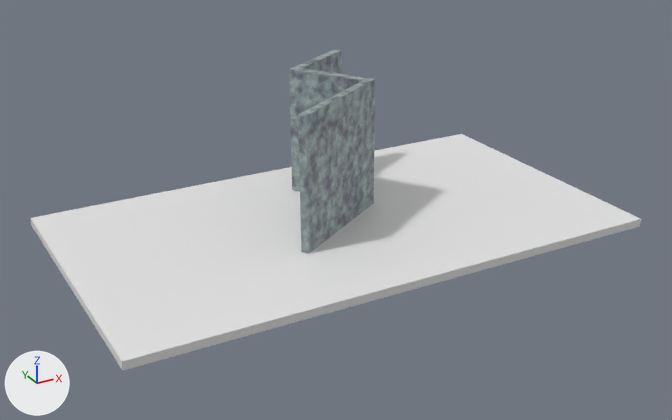
Before and after pictures for a commit that changed the FBX model Assets/Models/Roof1.fbx.
Camera for both pictures: a 50 mm camera at (-5.86, -11.7, 5.25) aimed at (0.52, -0.11, -0.55). Arrows for +X, +Y and +Z are at lower left; the lights stay in place. The picture after the commit comes second. Where no turn or scale is listed for an object, it has been applied to the vertices.

The older version as bpy lines, for what is in view:
```python
me_cube_224 = bpy.data.meshes.new('Cube.224')
me_cube_224.from_pydata(...)  # 24 vertices, 17 faces; spans x -0.76..1.53, y -1.33..1.79, z -1.05..1.05
me_cube_224.materials.append(mat_roof1baked)  # picture img_roof1wall_png
me_cube_270 = bpy.data.meshes.new('Cube.270')
me_cube_270.from_pydata(...)  # 60 vertices, 58 faces; spans x -3.99..4.48, y -2.37..2.48, z 0.08..0.23
me_cube_270.materials.append(mat_colorgrid)  # white #e7e7e7
ob_cube_197 = bpy.data.objects.new('Cube.197', me_cube_224)
ob_cube_197.location = (0.39, 0.56, 0.23)
ob_cube_212 = bpy.data.objects.new('Cube.212', me_cube_270)
ob_cube_212.location = (0.41, 0.11, -1.05)
```
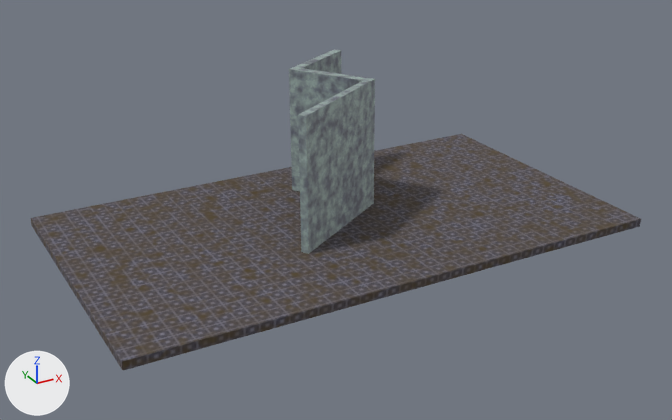
Changed parts and their boxes [x1, y1, x2, y2] in the pictures (672 x 420 px):
'Cube.212', recoloured, surface changed (white to grey)
    both: [31, 134, 641, 370]
part 1 of me_cube_270, recoloured (white to grey)
    both: [31, 134, 641, 370]
part 2 of me_cube_270, surface changed (white to grey)
    both: [31, 134, 641, 370]

The change, as a diff of the scene's bpy script:
```diff
--- a/Assets/Models/Roof1.fbx.py
+++ b/Assets/Models/Roof1.fbx.py
@@ img_roof1ceiling_png @@
+img_roof1ceiling_png = load_image('Roof1Ceiling.png', 'textures/Roof1Ceiling.png', 2048, 2048, 'sRGB')
@@ img_roof1_floor_png @@
+img_roof1_floor_png = load_image('Roof1 floor.png', 'textures/Roof1 floor.png', 2048, 2048, 'sRGB')
@@ mat_ceilingbaked @@
+mat_ceilingbaked = principled_material('CeilingBaked')
+mat_ceilingbaked.texture = img_roof1ceiling_png  # with its transparency
+mat_ceilingbaked.roughness = 1.0
@@ mat_squaredfloorbaked @@
+mat_squaredfloorbaked = principled_material('SquaredFloorBaked')
+mat_squaredfloorbaked.texture = img_roof1_floor_png  # with its transparency
+mat_squaredfloorbaked.roughness = 1.0
@@ me_cube_270 @@
 me_cube_270.from_pydata(...)  # 60 vertices, 58 faces; spans x -3.99..4.48, y -2.37..2.48, z 0.08..0.23
 # used by ob_cube_212; location = (0.41, 0.11, -1.05)
+# me_cube_270 part 1: all 38 faces centred in x -3.98..4.48, y -2.35..2.47, z 0.15..0.23 switch from mat_colorgrid (white #e7e7e7) to mat_squaredfloorbaked (picture img_roof1_floor_png)
+# me_cube_270 part 2: texture (UV) coordinates of 58 of 58 faces, centred in x -3.98..4.48, y -2.35..2.47, z 0.09..0.23, changed; they spanned u -0.06..0.9, v 0.0..1.03 and now span u 0.0..0.68, v 0.0..1.0
+me_cube_270.materials.append(mat_ceilingbaked)  # picture img_roof1ceiling_png
```
